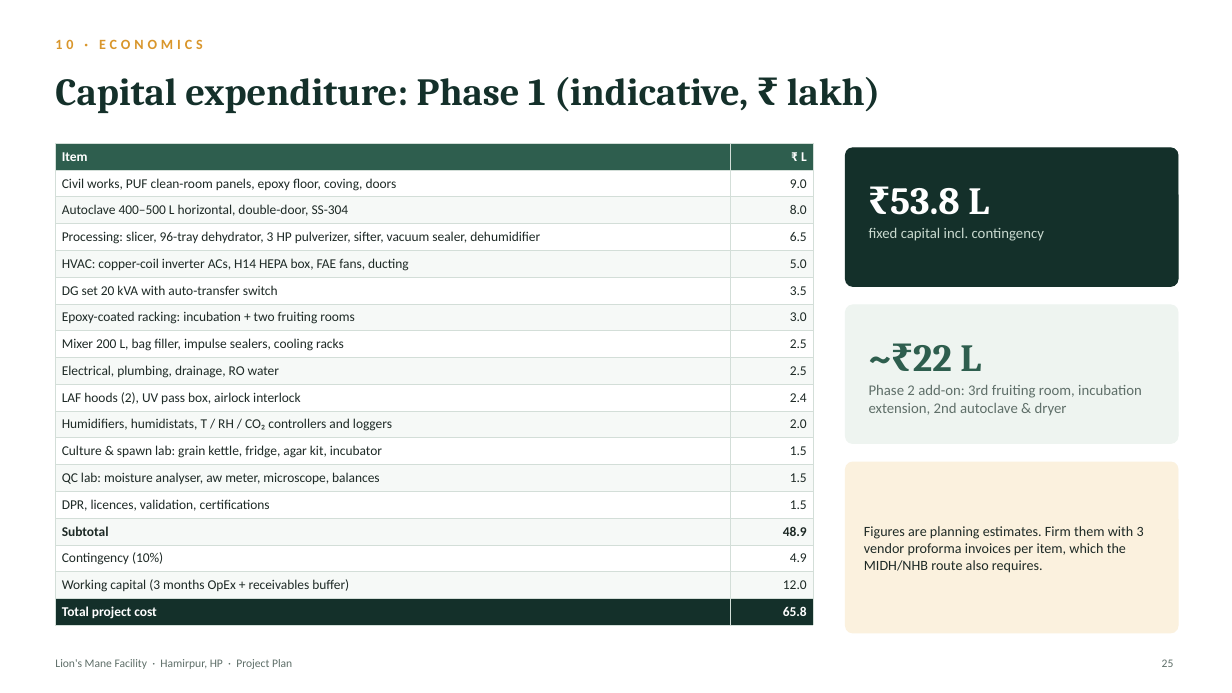
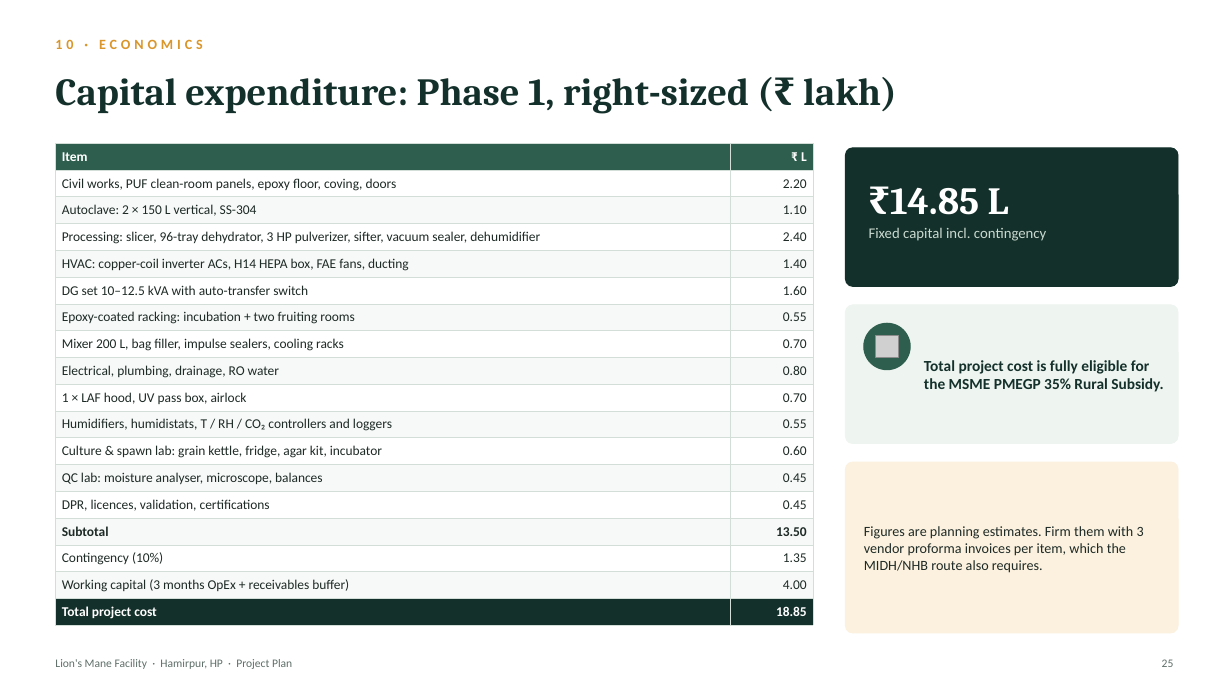
Before and after one commit to Devesh-bhardwaj/tictactoe, a slide deck: slide 25 of Lions_Mane_Facility_Project_Plan.pptx. Drawn at 1232x693 pixels with LibreOffice and Linux fonts; fonts in the diff are those of the drawing; grey boxes stand for pictures. Boxes give left, top, right and bottom in pixels: in the first picture for what was removed or moved away, otherwise in the second. Text is boxed around its words. In the diff, an @@ line names an element or a change of style, - is before the commit and + after.

```diff
--- a/Lions_Mane_Facility_Project_Plan.pptx
+++ b/Lions_Mane_Facility_Project_Plan.pptx
@@ text at (55, 77, 897, 114): text changed @@
-Capital expenditure: Phase 1 (indicative, ₹ lakh)
+Capital expenditure: Phase 1, right-sized (₹ lakh)
@@ table at (55, 143, 813, 623) @@
-row 2, column 2: 9.0
+row 2, column 2: 2.20
-row 3, column 1: Autoclave 400–500 L horizontal, double-door, SS-304
+row 3, column 1: Autoclave: 2 × 150 L vertical, SS-304
-row 3, column 2: 8.0
+row 3, column 2: 1.10
-row 4, column 2: 6.5
+row 4, column 2: 2.40
-row 5, column 2: 5.0
+row 5, column 2: 1.40
-row 6, column 1: DG set 20 kVA with auto-transfer switch
+row 6, column 1: DG set 10–12.5 kVA with auto-transfer switch
-row 6, column 2: 3.5
+row 6, column 2: 1.60
-row 7, column 2: 3.0
+row 7, column 2: 0.55
-row 8, column 2: 2.5
+row 8, column 2: 0.70
-row 9, column 2: 2.5
+row 9, column 2: 0.80
-row 10, column 1: LAF hoods (2), UV pass box, airlock interlock
+row 10, column 1: 1 × LAF hood, UV pass box, airlock
-row 10, column 2: 2.4
+row 10, column 2: 0.70
-row 11, column 2: 2.0
+row 11, column 2: 0.55
-row 12, column 2: 1.5
+row 12, column 2: 0.60
-row 13, column 1: QC lab: moisture analyser, aw meter, microscope, balances
+row 13, column 1: QC lab: moisture analyser, microscope, balances
-row 13, column 2: 1.5
+row 13, column 2: 0.45
-row 14, column 2: 1.5
+row 14, column 2: 0.45
-row 15, column 2: 48.9
+row 15, column 2: 13.50
-row 16, column 2: 4.9
+row 16, column 2: 1.35
-row 17, column 2: 12.0
+row 17, column 2: 4.00
-row 18, column 2: 65.8
+row 18, column 2: 18.85
@@ text at (890, 187, 1009, 215): text changed @@
-₹53.8 L
+₹14.85 L
@@ text at (869, 228, 1046, 241): text changed @@
-fixed capital incl. contingency
+Fixed capital incl. contingency
@@ ellipse added at (864, 323, 910, 370), fill #2E5E4E, outline #2E5E4E 1 pt @@
@@ picture added at (876, 335, 898, 358) @@
@@ text removed at (913, 345, 981, 371) @@
-~₹22 L
@@ text removed at (869, 385, 1142, 416) @@
-Phase 2 add-on: 3rd fruiting room, incubation extension, 2nd autoclave & dryer
@@ text added at (924, 360, 1163, 392), 12 pt, text #14302A, bold @@
+Total project cost is fully eligible for the MSME PMEGP 35% Rural Subsidy.
```
Also in this commit, not shown: 10 other slides changed.
